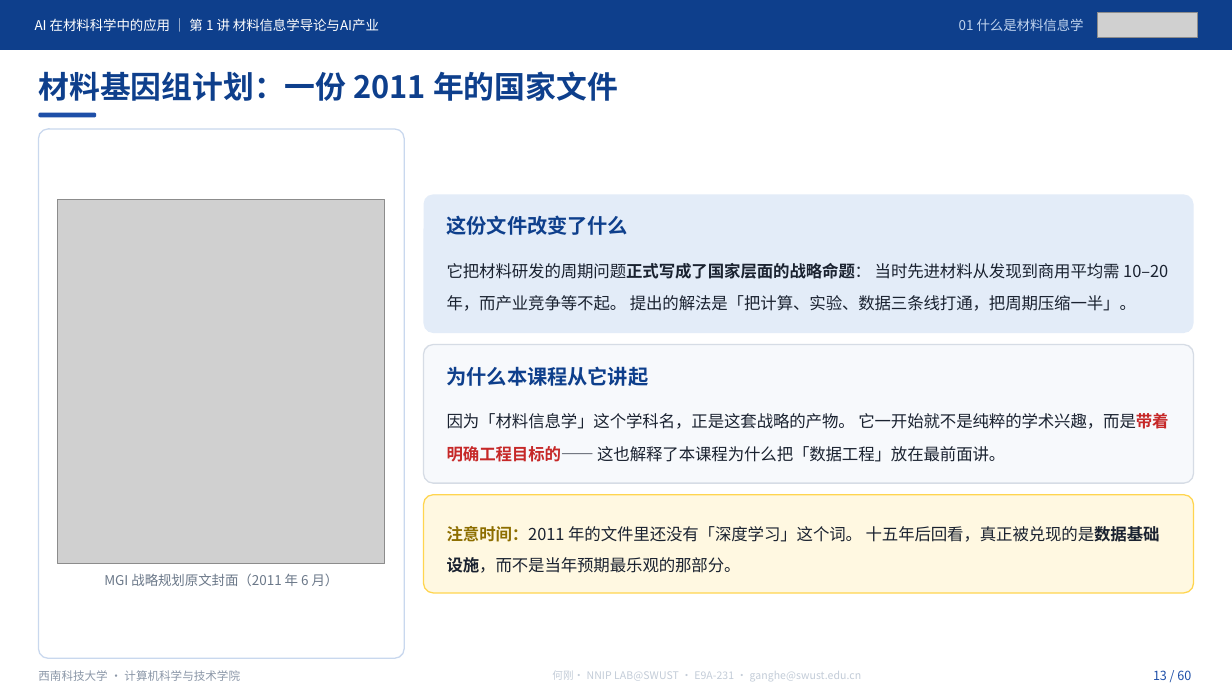
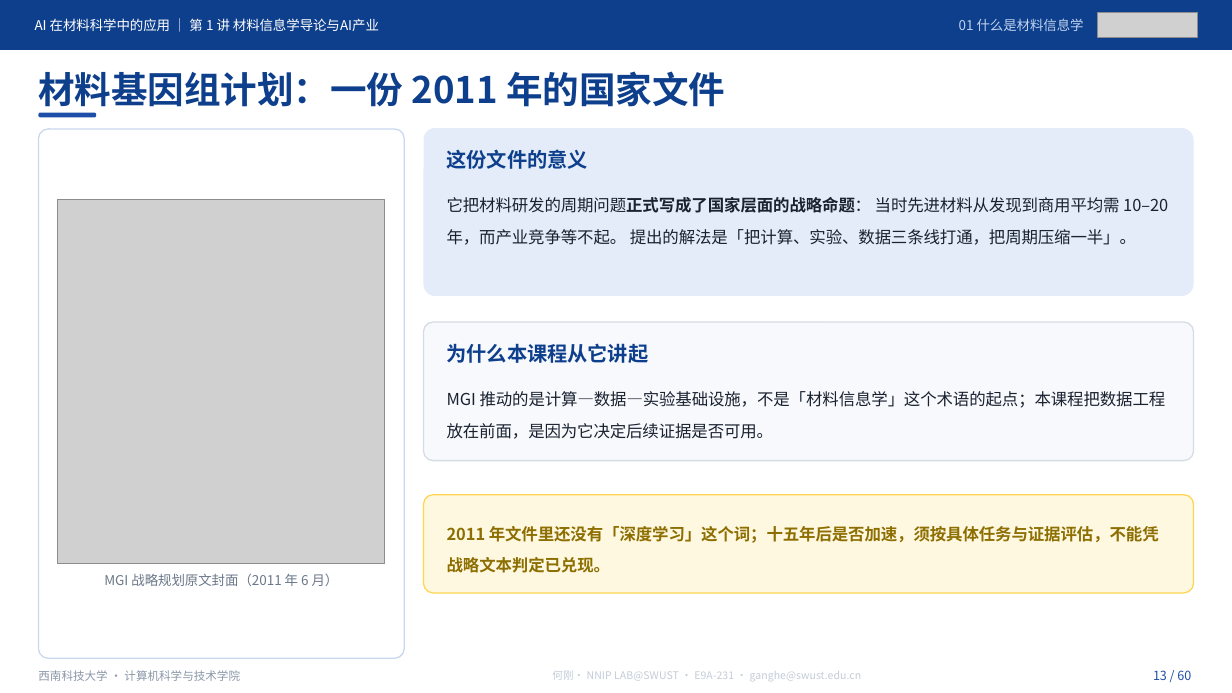
Before and after one commit to cosfrist/Applications-of-Artificial-Intelligence-in-Materials-Science-SWUST, a slide deck: slide 13 of lectures/01-材料信息学导论与AI产业/AI在材料科学中的应用-第1讲 材料信息学导论与AI产业-V5.pptx. Drawn at 1232x693 pixels with LibreOffice and Linux fonts; fonts in the diff are those of the drawing; grey boxes stand for pictures. Boxes give left, top, right and bottom in pixels: in the first picture for what was removed or moved away, otherwise in the second. Text is boxed around its words. In the diff, an @@ line names an element or a change of style, - is before the commit and + after.

Commit message:
课件更新：导论 / 第1讲手动修订，第2讲课件开放
导论（49 页，页数不变）
- 案例页统一加「概念示意（按文献重绘）」标注，区分示意与原文插图
- 证据边界收紧：火星制氧限定为地球实验室验证、尚未火星部署；
  Ti–Nb 标明为模拟应用而非新实验；弹性模量栏改为模型误差 MAE，
  不与材料模量值混同；不再宣称把可重复性写成目标函数
- P2 阅读导航补全 DOI 与 R1 第 1 章
- 新增逐页讲义、授课路线、SHA256 清单、课堂记录表（此前仓库只有课件）

第1讲（60 页，页数不变）
- 新增 8 张配图（约 1.9 MB），移除 2 张重复素材
- 科学表述修订：MGI 定位改为计算—数据—实验基础设施而非术语起点；
  Hall–Petch 斜率写明为经验拟合参数；P12 图注明「教学合成数据」
- P1 加课程仓库地址；P3 改为本讲预期目标，删去 90 分钟路线页内表
- code/ 补齐 运行预检-V5.py 与两份 README

第2讲（60 页）
- 首次发布课件；讲义、代码与表单仍待整讲验收后开放

校验
- 导论 SHA256 清单 6/6、第1讲 13/13 逐字节复算通过
- 顶层 README 发布状态同步；第 2 讲转为课件已发布

```diff
--- a/lectures/01-材料信息学导论与AI产业/AI在材料科学中的应用-第1讲 材料信息学导论与AI产业-V5.pptx
+++ b/lectures/01-材料信息学导论与AI产业/AI在材料科学中的应用-第1讲 材料信息学导论与AI产业-V5.pptx
@@ text "材料基因组计划：一份 2011 年的国家文件" at [38, 71, 725, 113]: size 24 to 28.5 pt @@
@@ rounded rectangle: place and size @@
-rounded rectangle at [423, 194, 1193, 333]
+rounded rectangle at [423, 128, 1193, 297]
@@ text at [447, 149, 588, 169]: text changed @@
-这份文件改变了什么
+这份文件的意义
@@ text "它把材料研发的周期问题正式写成了国家层面的战略命题： 当时先进材料从发现到商用平均需 10–20 年，而产业竞争等不起。 ...": place and size @@
-text "它把材料研发的周期问题正式写成了国家层面的战略命题： 当时先进材料从发现到商用平均需 10–20 年，而产业竞争等不起。 ..." at [447, 263, 1168, 311]
+text "它把材料研发的周期问题正式写成了国家层面的战略命题： 当时先进材料从发现到商用平均需 10–20 年，而产业竞争等不起。 ..." at [447, 197, 1168, 245]
@@ rounded rectangle: place and size @@
-rounded rectangle at [423, 345, 1193, 483]
+rounded rectangle at [423, 323, 1193, 461]
@@ text "为什么本课程从它讲起": place and size @@
-text "为什么本课程从它讲起" at [447, 366, 649, 386]
+text "为什么本课程从它讲起" at [447, 343, 649, 363]
@@ text at [447, 391, 1166, 439]: text changed @@
-因为「材料信息学」这个学科名，正是这套战略的产物。 它一开始就不是纯粹的学术兴趣，而是带着明确工程目标的—— 这也解释了本课程为什么把「数据工程」放在最前面讲。
+MGI 推动的是计算—数据—实验基础设施，不是「材料信息学」这个术语的起点；本课程把数据工程放在前面，是因为它决定后续证据是否可用。
@@ text at [447, 526, 1159, 573]: text changed; text colour #1A2230 to #8D6E00; bold on @@
-注意时间：2011 年的文件里还没有「深度学习」这个词。 十五年后回看，真正被兑现的是数据基础设施，而不是当年预期最乐观的那部分。
+2011 年文件里还没有「深度学习」这个词；十五年后是否加速，须按具体任务与证据评估，不能凭战略文本判定已兑现。
```
Also in this commit, not shown: 55 other slides changed, 20 other files.
